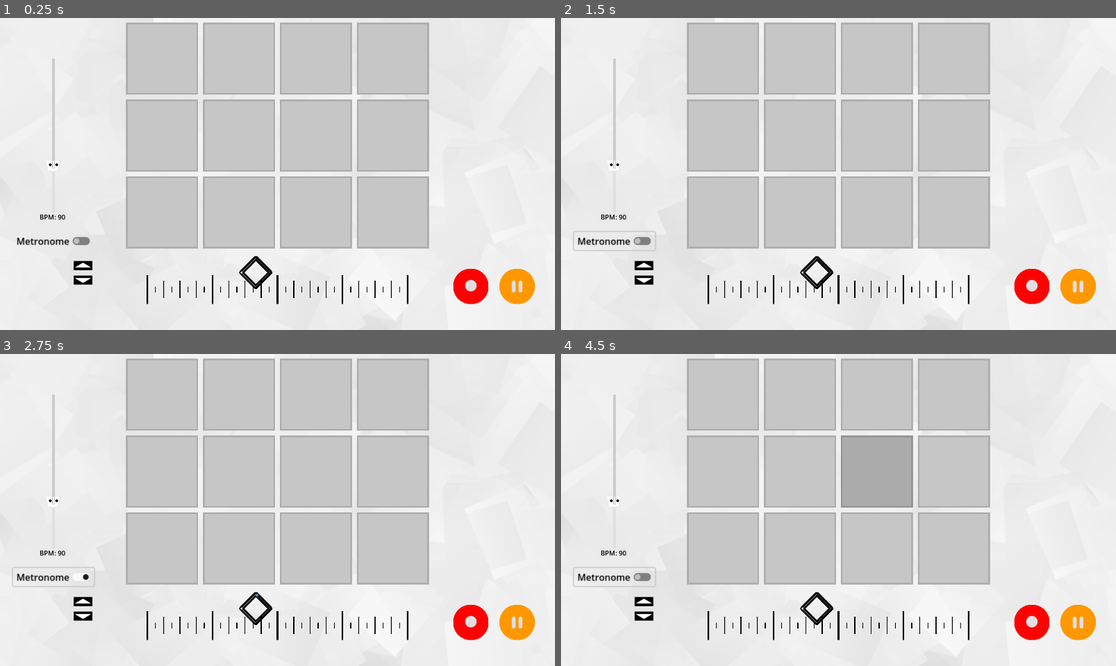
Above: before the commit, frames 1-4 (two rows, left to right).
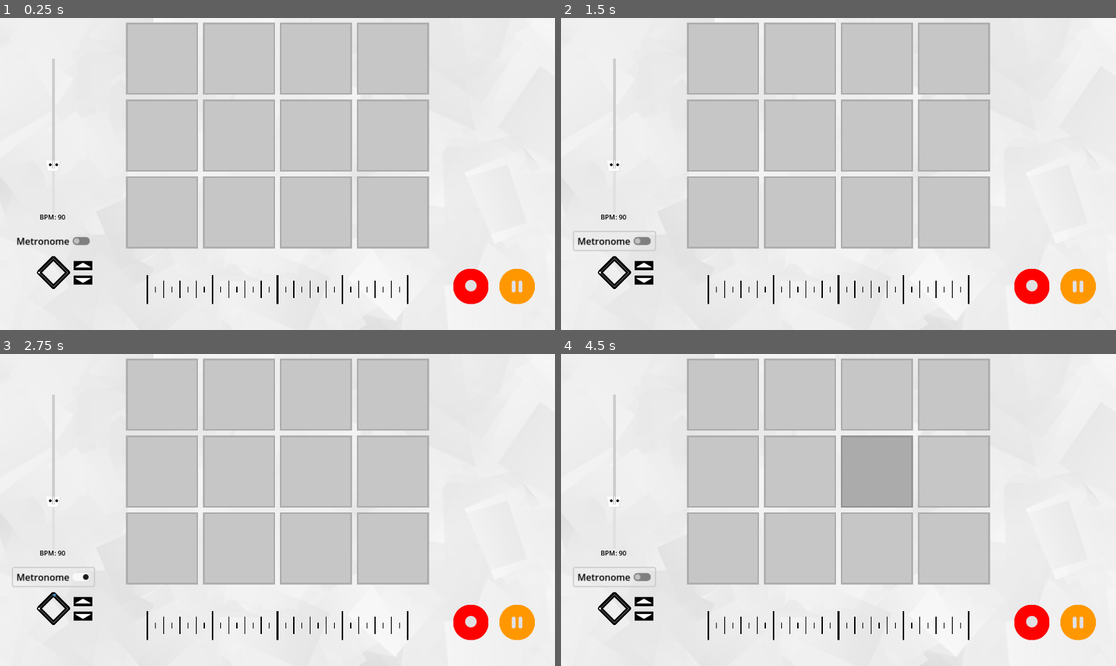
Above: after the commit, the same moments.

Repository: avery-gallant/hci-group-project
Game: Godot game, scene res://scenes/station.tscn
Same seed, same stepped clock (60 frames per second), same inputs: the game is played once before the commit and once after it.
Inputs (mouse positions are in pixels of both pictures, inside the frame that each line leads up to):
- Up to frame 1 (0.25 s): no input
- Up to frame 2 (1.5 s): click "Metronome" at 0.5 s; click "Metronome" at 1.25 s
- Up to frame 3 (2.75 s): click "Metronome" at 2 s
- Up to frame 4 (4.5 s): tap Enter at 2.75, 4.25 s; move the mouse to (960, 494) at 2.77 s; click (960, 494) at 2.92 s; tap Space at 3.5 s; move the mouse to (727, 525) at 3.52 s; click (727, 525) at 3.67 s; move the mouse to (894, 441) at 4.27 s; click (894, 441) at 4.42 s

The runs differ from the first frame. In frame 1, 0.4% of the frame differs, in the area x 6-50%, y 76-87%; in frame 2, 0.4%; in frame 3, 0.4%; in frame 4, 0.4%.

Commit message:
gregory changes

Diff:
--- a/Hci project/scenes/grid_1.gd
+++ b/Hci project/scenes/grid_1.gd
@@ -4,13 +4,22 @@
 @export var buttonWidth : float
 @export var dimensions : Vector2
 
-var colours : Array
+var colours : Array = [
+	Color(1, 0, 0),
+	Color(0.09411,0.6078,0.8),
+	Color(0.09411,0.6078,0.8),
+	Color(0.09411,0.6078,0.8),
+	Color(0.09411,0.6078,0.8),
+	Color(0.09411,0.6078,0.8),
+	Color(0.09411,0.6078,0.8),
+	Color(0.09411,0.6078,0.8),
+	Color(0.09411,0.6078,0.8),
+	Color(0.09411,0.6078,0.8),
+	Color(0.09411,0.6078,0.8),
+	Color(0.09411,0.6078,0.8)
+]
 
 func _ready():
-	colours = [Color(255, 0, 0), Color(24,155,204), Color(24,155,204), Color(24,155,204),
-				Color(24,155,204), Color(24,155,204), Color(24,155,204), Color(24,155,204),
-				Color(24,155,204), Color(24,155,204), Color(24,155,204), Color(24,155,204)]
-
 	var xIndex : int = 0
 	var yIndex : int = 0
 	var i = 0
@@ -18,6 +27,6 @@
 		button.position = Vector2(spacing + xIndex*(buttonWidth+spacing), spacing + yIndex*(buttonWidth+spacing))
 		if((xIndex+1)%int(dimensions.x) == 0): yIndex+=1
 		xIndex = (xIndex+1)%int(dimensions.x)
-		button.colour = colours[i]
+		button.colour = Color(colours[i].r8,colours[i].g8,colours[i].b8)
 		print(button.colour)
 		i += 1
--- a/Hci project/scenes/metronome.tscn
+++ b/Hci project/scenes/metronome.tscn
@@ -22,8 +22,6 @@
 [node name="metronome" type="Node2D"]
 script = ExtResource("1_da4oh")
 timeSig = 4
-shapeOffsetX = 700
-shapeOffsetY = 700
 
 [node name="toggleMetronome" type="CheckButton" parent="."]
 offset_left = -140.0
--- a/Hci project/scenes/node_2d.gd
+++ b/Hci project/scenes/node_2d.gd
@@ -6,6 +6,7 @@
 var tlPos
 var timeSig = 4
 var notes = {}
+var colors
 # Called when the node enters the scene tree for the first time.
 func _ready() -> void:
 	pass#queue_redraw()
@@ -28,11 +29,10 @@
 	for i in notes.keys():
 		if (i<=timeSig*8):
 			for j in len(notes[i]):
-				var y=tlY+50-float(len(notes[i])-1)*10/2+j*10
+				var y=tlY+50-float(len(notes[i])-1)*13/2+j*13
 				var n = float(i)/(timeSig*8)*len
-				draw_circle(Vector2(tlX+n,y),5,Color("ffffff"))
-	#draw_line(Vector2(tlX,tlY+50),Vector2(tlX+len,tlY+50),Color("000000"),10)
-
+				var co : Color = colors[notes[i][j]-1]
+				draw_rect(Rect2(Vector2(tlX+n-8,y-3),Vector2(16,6)),Color(co.r,co.g,co.b))
 func updateNotes(notesIn):
 	notes = notesIn
 	queue_redraw()
--- a/Hci project/scenes/station.gd
+++ b/Hci project/scenes/station.gd
@@ -35,7 +35,7 @@
 	sttime = Time.get_ticks_msec()
 
 	buttonArr = [$soundButtons/grid1/SoundButton,$soundButtons/grid1/SoundButton2,$soundButtons/grid1/SoundButton3,$soundB …(293 unchanged characters)…
-
+	$tl.colors = $soundButtons/grid1.colours
 # Called every frame. 'delta' is the elapsed time since the previous frame.
 func _process(delta: float) -> void:
 	pass
@@ -62,9 +62,8 @@
 func _on_record_button_pressed() -> void:
 	rec = !rec
 
-func _on_play_button_pressed() -> void:
-	play = !play
-	if play:
-		$PlayButton.icon=pauseIcon
-	else:
-		$PlayButton.icon=playIcon
+func _on_play_button_released() -> void:
+	play = true
+
+func _on_pause_button_released() -> void:
+	play = false
--- a/Hci project/scripts/sound_loader.gd
+++ b/Hci project/scripts/sound_loader.gd
@@ -33,7 +33,6 @@
 	$Label.set("theme_override_colors/font_color", Color(0, 0, 0, 1))
 
 	colour = get_parent().colour
-	print(colour)
 
 func scanFile():
 	dir = DirAccess.open(path)
Not shown: 1 places in Hci project/scenes/sound_loader.tscn that only renumber resources
